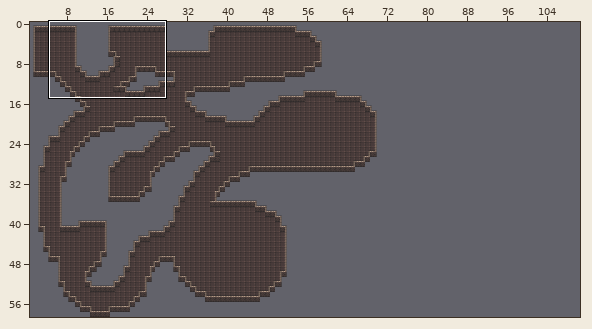
Level history. Tiled map (JSON): 2Phishy/image-display-app/public/phaser-assets/tilemaps/tilesets/SE-level-4-ver1.tmj. The picture above shows the old version from afar; the outline marks the close-up.
Close-up. Before the commit:
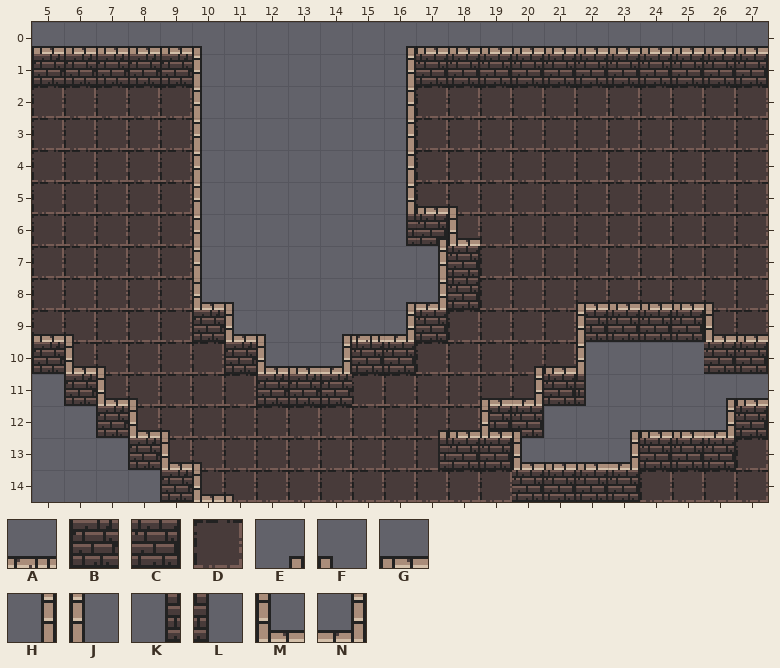
Cells are 16x16 px. Shown: x 5..27, y 0..14.
Key: from "sfb-tileset": A 2, B 33, C 35, D 129, E 224, F 225, G 226, H 256, J 257, K 288, L 289, M 290, N 291.
_ is an empty cell.
Layer "Floor" before, first column x 5:
 0 _______________________
 1 _______________________
 2 DDDDD_______DDDDDDDDDDD
 3 DDDDD_______DDDDDDDDDDD
 4 DDDDD_______DDDDDDDDDDD
 5 DDDDD_______DDDDDDDDDDD
 6 DDDDD________DDDDDDDDDD
 7 DDDDD_________DDDDDDDDD
 8 DDDDD_________DDDDDDDDD
 9 DDDDD________DDDD____DD
10 _DDDDD______DDDDD______
11 __DDDDD___DDDDDD_______
12 ___DDDDDDDDDDD_________
13 ____DDDDDDDDD_________D
14 _____DDDDDDDDDD____DDDD
Layer "Walls" before, first column x 5:
 0 GGGGGF_____EGGGGGGGGGGG
 1 BBBBBJ_____HCCCCCCCCCCC
 2 _____J_____H___________
 3 _____J_____H___________
 4 _____J_____H___________
 5 _____J_____H___________
 6 _____J_____KCM_________
 7 _____J______HC_________
 8 _____MF____ENC_________
 9 _____BMF_EANC____CCCC__
10 B_____BMGNCC_____J___CC
11 _B_____BBB______CL_____
12 __B___________CC_____NC
13 ___B_________CCM__NCCC_
14 ____B__________CCCC____
Layer "Walls-second" before, first column x 5:
 0 _______________________
 1 _______________________
 2 _______________________
 3 _______________________
 4 _______________________
 5 ____________GF_________
 6 ____________E__________
 7 _______________________
 8 _________________GGGGF_
 9 GF_______________J___MG
10 _MF____________EG______
11 __MF__________GN_____EG
12 ___MF_______EGMF__EGG__
13 ____MF______K___GG_____
14 _____MF________________
Now the later version:
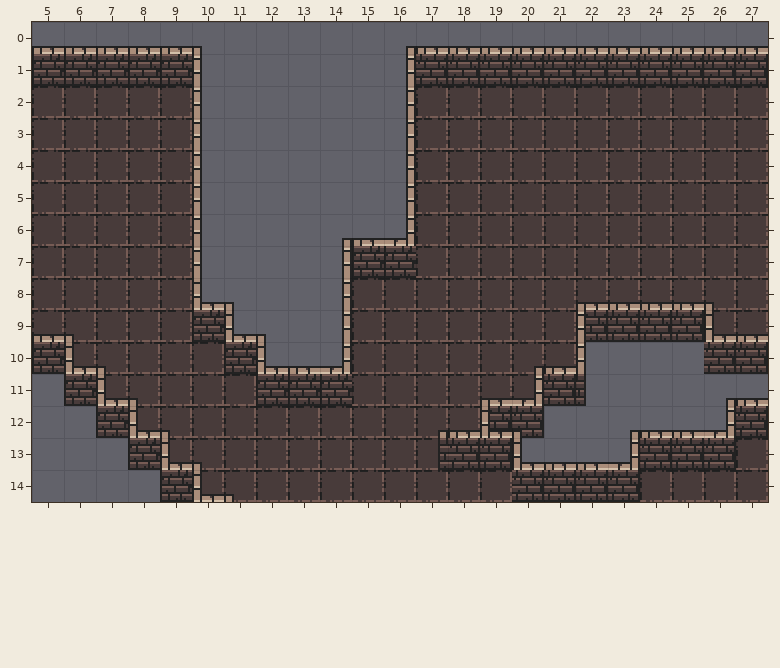
What changed:
Layer "Floor":
y 6: x 17 _ -> D
y 7: x 17..18 __ -> DD
y 8: x 15..18 ____ -> DDDD
y 9: x 15..17 ___ -> DDD
y 10: x 15..16 __ -> DD
Layer "Walls":
y 6: x 14..18 __KCM -> EGN__
y 7: x 14..18 ___HC -> HBB__
y 8: x 14 _ -> H; x 16..18 ENC -> ___
y 9: x 14..17 EANC -> H___
y 10: x 15..16 CC -> __
Layer "Walls-second":
y 5: x 17..18 GF -> __
y 6: x 17 E -> _
Pixel boxes of the changes (left, top, right, bottom) in both close-ups:
changed: (342, 206, 480, 374)
